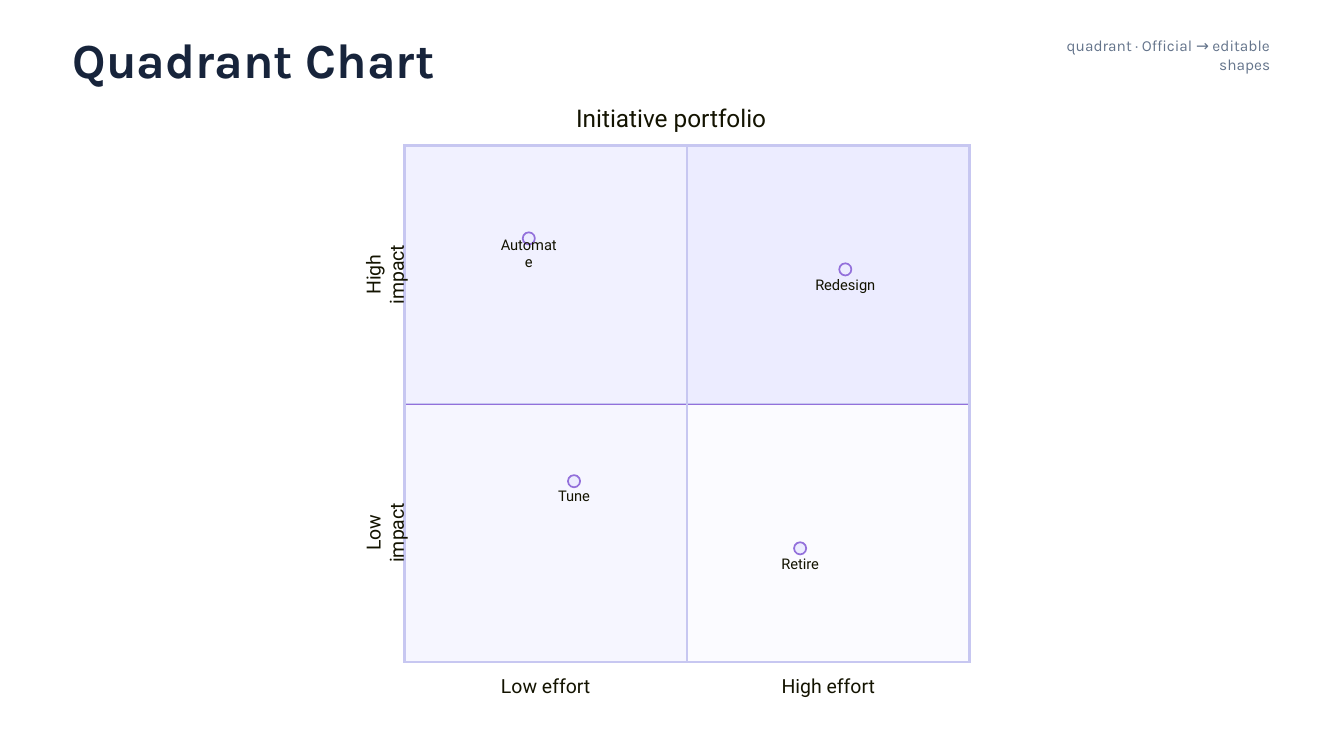
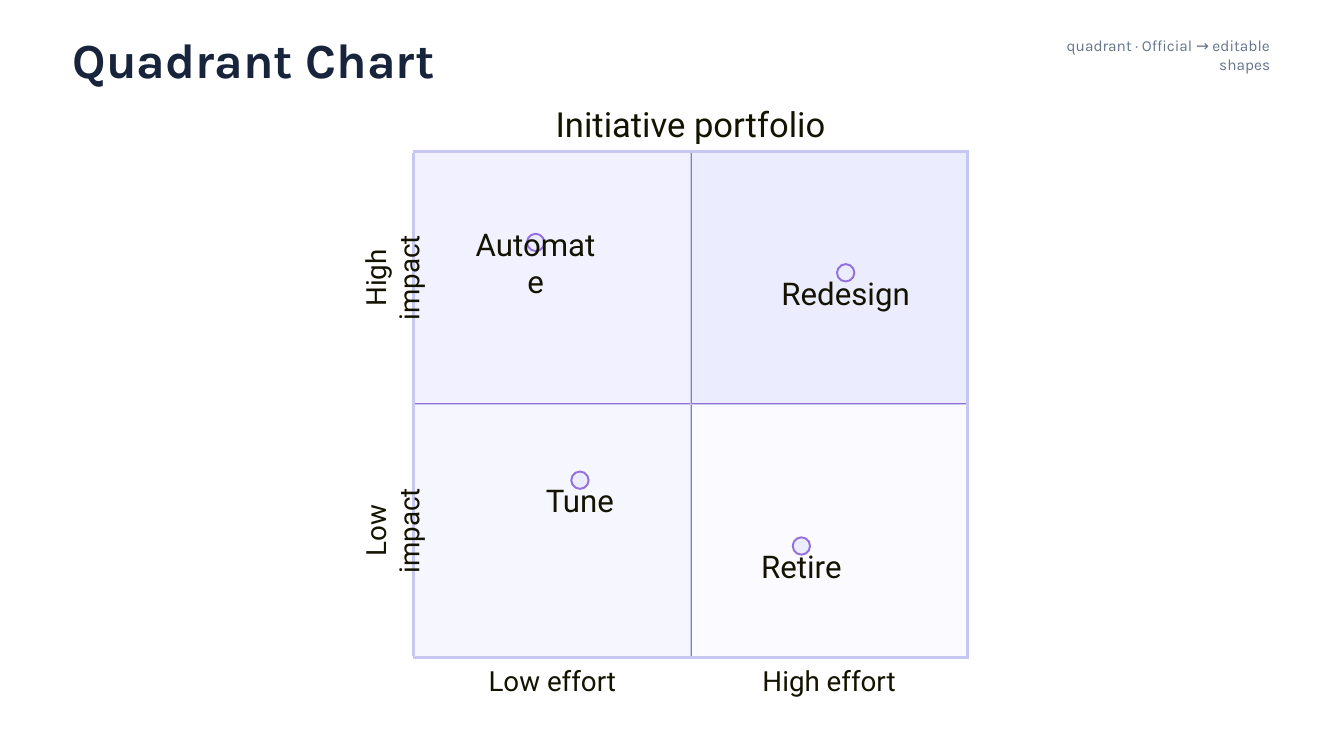
Before and after one commit to sci-gen/diagram-pptx, a slide deck: slide 10 of examples/mermaid-syntax/mermaid-11.16-gallery.pptx. Drawn at 1344x756 pixels with LibreOffice and Linux fonts; fonts in the diff are those of the drawing. Boxes give left, top, right and bottom in pixels: in the first picture for what was removed or moved away, otherwise in the second. Text is boxed around its words. In the diff, an @@ line names an element or a change of style, - is before the commit and + after.

```diff
--- a/examples/mermaid-syntax/mermaid-11.16-gallery.pptx
+++ b/examples/mermaid-syntax/mermaid-11.16-gallery.pptx
@@ text "Initiative portfolio": place and size @@
-text "Initiative portfolio" at <box>576,108,766,132</box>
+text "Initiative portfolio" at <box>556,110,825,144</box>
@@ text "Initiative portfolio" at <box>556,110,825,144</box>: size 17.4 to 24.8 pt @@
@@ line moved from (403, 145) - (971, 145) to (412, 151) - (969, 151) @@
@@ line (412, 151) - (969, 151): stroke #C7C7F1 1.74 pt to #C7C7F1 1.98 pt @@
@@ line moved from (404, 147) - (404, 661) to (414, 152) - (414, 656) @@
@@ line (414, 152) - (414, 656): stroke #C7C7F1 1.74 pt to #C7C7F1 1.98 pt @@
@@ rectangle: place and size @@
-rectangle at <box>404,145,687,403</box>
+rectangle at <box>414,151,692,404</box>
@@ line moved from (688, 147) - (688, 661) to (691, 152) - (691, 656) @@
@@ line (691, 152) - (691, 656): stroke #C7C7F1 0.87 pt to #C7C7F1 0.99 pt @@
@@ rectangle: place and size @@
-rectangle at <box>688,145,970,403</box>
+rectangle at <box>691,151,968,404</box>
@@ line moved from (970, 147) - (970, 661) to (968, 152) - (968, 656) @@
@@ line (968, 152) - (968, 656): stroke #C7C7F1 1.74 pt to #C7C7F1 1.98 pt @@
@@ text "High impact": place and size @@
-text "High impact" at <box>360,251,410,303</box>
+text "High impact" at <box>357,243,427,318</box>
@@ outline #9370DB 1.22 pt to #9370DB 1.39 pt in 8 elements at <box>691,404,968,657</box>, <box>691,151,968,404</box>, <box>414,404,692,657</box>, <box>414,151,692,404</box>, <box>792,537,810,555</box>, <box>837,264,854,281</box>, <box>572,472,589,489</box>, <box>527,234,544,251</box> @@
@@ ellipse: place and size @@
-ellipse at <box>523,232,535,244</box>
+ellipse at <box>527,234,544,251</box>
@@ size 10.4 to 22.3 pt in 4 elements at <box>761,550,841,579</box>, <box>546,484,614,513</box>, <box>781,277,909,312</box>, <box>473,244,599,281</box> @@
@@ text "Automate": place and size @@
-text "Automate" at <box>499,245,559,262</box>
+text "Automate" at <box>473,244,599,281</box>
@@ ellipse: place and size @@
-ellipse at <box>840,263,852,275</box>
+ellipse at <box>837,264,854,281</box>
@@ text "Redesign": place and size @@
-text "Redesign" at <box>815,276,875,293</box>
+text "Redesign" at <box>781,277,909,312</box>
@@ rectangle: place and size @@
-rectangle at <box>404,404,687,662</box>
+rectangle at <box>414,404,692,657</box>
@@ line moved from (405, 404) - (969, 404) to (415, 404) - (967, 404) @@
@@ line (415, 404) - (967, 404): stroke #C7C7F1 0.87 pt to #C7C7F1 0.99 pt @@
@@ rectangle: place and size @@
-rectangle at <box>688,404,970,662</box>
+rectangle at <box>691,404,968,657</box>
@@ text "Low impact": place and size @@
-text "Low impact" at <box>360,509,410,561</box>
+text "Low impact" at <box>357,496,427,571</box>
@@ ellipse: place and size @@
-ellipse at <box>568,475,580,487</box>
+ellipse at <box>572,472,589,489</box>
@@ text "Tune": place and size @@
-text "Tune" at <box>558,490,590,501</box>
+text "Tune" at <box>546,484,614,513</box>
@@ ellipse: place and size @@
-ellipse at <box>795,542,807,555</box>
+ellipse at <box>792,537,810,555</box>
@@ text "Retire": place and size @@
-text "Retire" at <box>781,558,819,569</box>
+text "Retire" at <box>761,550,841,579</box>
@@ line moved from (403, 662) - (971, 662) to (412, 657) - (969, 657) @@
@@ line (412, 657) - (969, 657): stroke #C7C7F1 1.74 pt to #C7C7F1 1.98 pt @@
@@ size 13.9 to 19.8 pt in 4 elements at <box>762,670,896,697</box>, <box>357,243,427,318</box>, <box>357,496,427,571</box>, <box>489,670,616,692</box> @@
@@ text "Low effort": place and size @@
-text "Low effort" at <box>501,678,590,694</box>
+text "Low effort" at <box>489,670,616,692</box>
@@ text "High effort": place and size @@
-text "High effort" at <box>782,678,875,697</box>
+text "High effort" at <box>762,670,896,697</box>
```
Also in this commit, not shown: 2 other slides changed, 6 other files.
